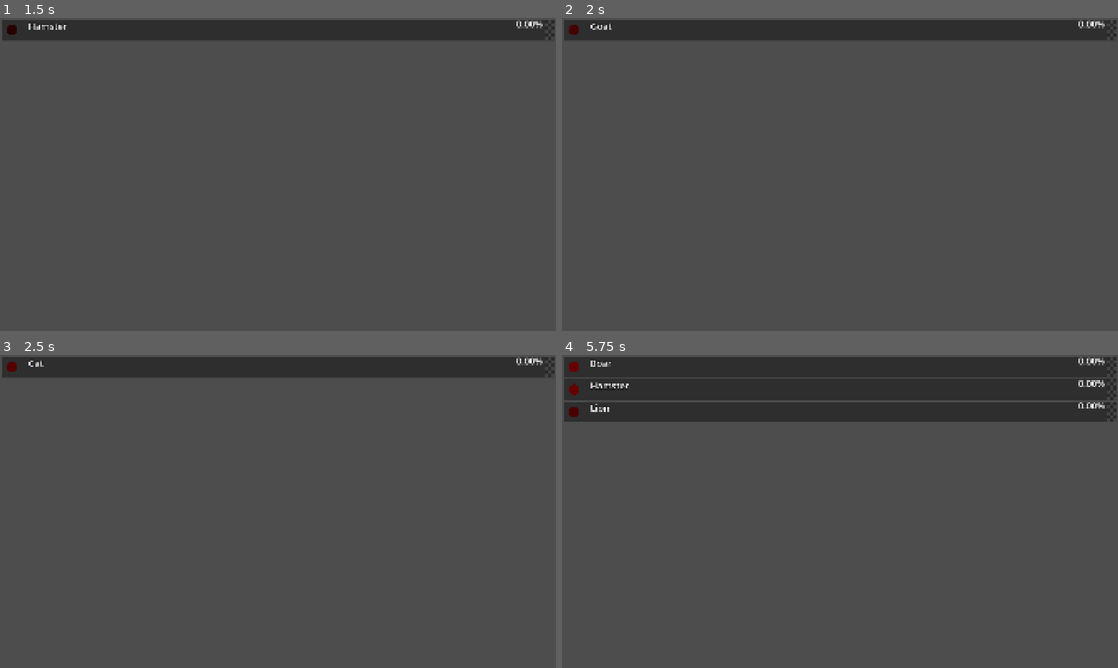
Above: before the commit, frames 1-4 (two rows, left to right).
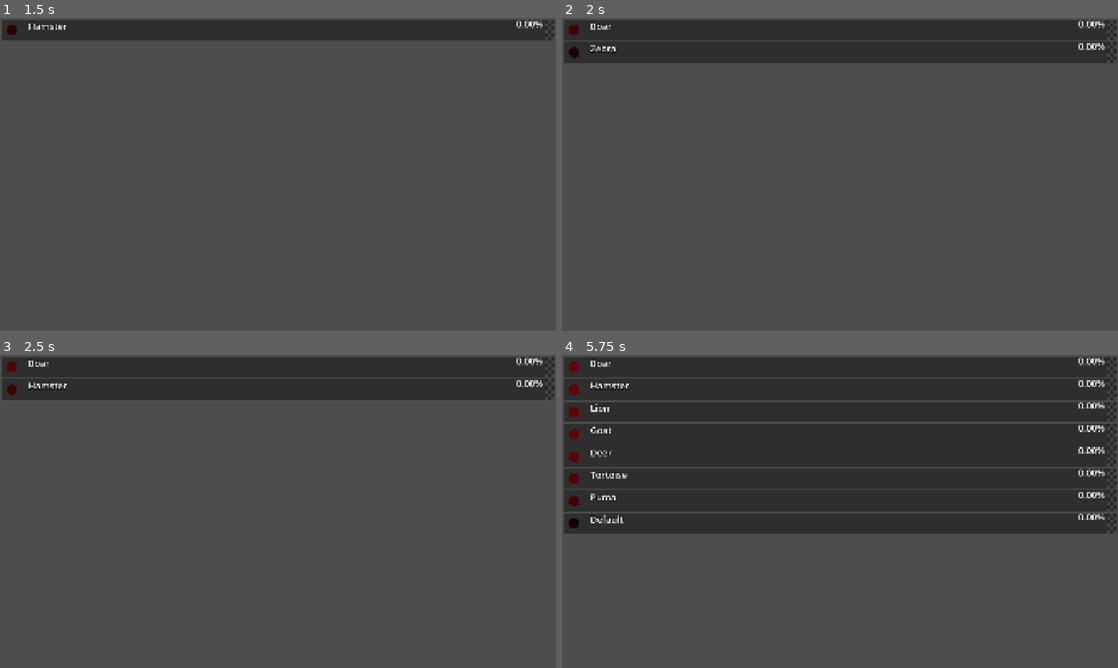
Above: after the commit, the same moments.

Repository: TheGoldenWombat/GoatPicker
Game: Godot game, scene res://hud/menu_controller.tscn
Same seed, same stepped clock (60 frames per second), same inputs: the game is played once before the commit and once after it. Sound files missing from this copy of the repository are replaced by a short silence.
Inputs:
- Up to frame 1 (1.5 s): click "Setup Race" at 0.5 s; click "Start Race" at 1.25 s
- Up to frame 2 (2 s): no input
- Up to frame 3 (2.5 s): no input
- Up to frame 4 (5.75 s): no input

Frame 1 is identical in both runs. In frame 2, 6.8% of the frame differs, in the area x 0-100%, y 1-15%; in frame 3, 6.8%; in frame 4, 33%, in the area x 0-100%, y 16-58%.

Commit message:
Added projectile homing and fixed race restart behavior

Diff:
--- a/combo_controller.tscn
+++ b/combo_controller.tscn
@@ -120,6 +120,7 @@
 
 [node name="ComboBreakerAlert" type="Sprite2D" parent="."]
 visible = false
+z_index = 60
 texture = ExtResource("3_5rcld")
 
 [node name="ComboBreakerSFX" type="AudioStreamPlayer" parent="ComboBreakerAlert"]
--- a/hud/race_scene.gd
+++ b/hud/race_scene.gd
@@ -41,6 +41,8 @@
 var choices_array: Array
 var racing: bool = false
 var medal_delay: bool = true
+
+var debug: bool = true
 
 # TOGGLES
 var combos_enabled: bool = false
@@ -141,6 +143,7 @@
 		sfx_reel_spin.play(randf_range(0.0,6.0))
 		#await get_tree().create_timer(0.1).timeout # For debugging
 		var timer_length: float = 1.5 / original_time_scale
+		if debug == true: timer_length = 0.3
 		await get_tree().create_timer(timer_length).timeout
 		sfx_reel_spin.stop()
 		sfx_reel_stop.play()
@@ -288,6 +291,7 @@
 func on_race_end(choice: String) -> void:
 	racing = false
 	emit_signal("race_end", choice)
+	get_tree().call_group("projectiles", "remove_projectile")
 	print("race_end signal relayed")
 	sfx_race_end()
 	pause_button.hide()
--- a/projectile.gd
+++ b/projectile.gd
@@ -1,42 +1,69 @@
 class_name Projectile
-extends Node2D
+extends Area2D
 
-var target: Racer
+@export var projectile_tip: TextureRect
+@export var projectile_body: ColorRect
+
+var target_racer: Racer
+var target: Area2D
+
+var max_speed: float = 350.00
+var drag_factor: float = 0.08
+var current_velocity: Vector2 = Vector2.ZERO
+
 var projectile_type: int
-
 const NUM_TYPES: int = 1
 
+
 func init_projectile(racer: Racer) -> void:
-	target = racer
+	target_racer = racer
+	target = target_racer.projectile_collision
 	projectile_type = randi_range(1, NUM_TYPES)
+	target_racer.show_reticle()
 	set_projectile_color()
 
 func set_projectile_color() -> void:
 	match projectile_type:
 		1:
-			self_modulate = Color.RED
+			projectile_tip.self_modulate = Color.RED
+			projectile_body.color = Color.RED
 
-func move_toward_target(delta: float) -> void:
-	#var target_position: Vector2 = target.projectile_collision.global_position
-	position.x += delta * 500 #TODO Replace with homing script
-
+func remove_projectile() -> void:
+	queue_free()
 
 func signal_on_hit() -> void:
 	emit_signal("on_hit", projectile_type)
 
 # Called when the node enters the scene tree for the first time.
 func _ready() -> void:
-	pass
+	current_velocity = max_speed * Vector2.RIGHT.rotated(rotation)
+
+# Called every frame. 'delta' is the elapsed time since the previous frame.
+func _physics_process(delta: float) -> void:
+	#look_at(target.global_position)
+	#position = position.move_toward(target.global_position, max_speed * delta)
+	var direction: Vector2 = global_position.direction_to(target.global_position)
+
+	var desired_velocity: Vector2 = direction * max_speed
+	#var previous_velocity: Vector2 = current_velocity
+	var change: Vector2 = (desired_velocity - current_velocity) * drag_factor
+
+	current_velocity += change
+
+	position += current_velocity * delta
+	look_at(global_position + current_velocity)
+
+func _process(_delta: float) -> void:
+	if !target_racer.target_reticle.visible:
+		target_racer.target_reticle.show()
 
 
-# Called every frame. 'delta' is the elapsed time since the previous frame.
-func _process(delta: float) -> void:
-	move_toward_target(delta)
 
-
-func _on_area_2d_area_entered(area: Area2D) -> void:
-	print ("target " + str(target.projectile_collision))
-	print ("entered " + str(area))
-	if area == target.projectile_collision:
-		target.apply_projectile_effect(projectile_type)
-		queue_free()
+func _on_area_entered(area: Area2D) -> void:
+	print ("target choice: " + str(target_racer.choice))
+	print ("target: " + str(target))
+	print ("entered: " + str(area))
+	if area == target:
+		target_racer.apply_projectile_effect(projectile_type)
+		target_racer.target_reticle.hide()
+		remove_projectile()
--- a/projectile.tscn
+++ b/projectile.tscn
@@ -6,8 +6,23 @@
 [sub_resource type="CircleShape2D" id="CircleShape2D_qxf0c"]
 radius = 4.0
 
-[node name="Projectile" type="Node2D"]
+[node name="Projectile" type="Area2D" node_paths=PackedStringArray("projectile_tip", "projectile_body") groups=["projectiles"]]
+z_index = 50
 script = ExtResource("1_qxf0c")
+projectile_tip = NodePath("TextureRect")
+projectile_body = NodePath("ColorRect")
+
+[node name="ColorRect" type="ColorRect" parent="."]
+anchors_preset = 6
+anchor_left = 1.0
+anchor_top = 0.5
+anchor_right = 1.0
+anchor_bottom = 0.5
+offset_left = -32.0
+offset_top = -7.0
+offset_bottom = 7.0
+grow_horizontal = 0
+grow_vertical = 2
 
 [node name="TextureRect" type="TextureRect" parent="."]
 self_modulate = Color(1, 0.466667, 0, 1)
@@ -25,10 +40,10 @@
 texture = ExtResource("1_a85iw")
 expand_mode = 1
 
-[node name="Area2D" type="Area2D" parent="TextureRect"]
-position = Vector2(8, 8)
-
-[node name="CollisionShape2D" type="CollisionShape2D" parent="TextureRect/Area2D"]
+[node name="CollisionShape2D" type="CollisionShape2D" parent="."]
 shape = SubResource("CircleShape2D_qxf0c")
 
-[connection signal="area_entered" from="TextureRect/Area2D" to="." method="_on_area_2d_area_entered"]
+[node name="RayCast2D" type="RayCast2D" parent="."]
+target_position = Vector2(20, 0)
+
+[connection signal="area_entered" from="." to="." method="_on_area_entered"]
--- a/racer.gd
+++ b/racer.gd
@@ -79,6 +79,7 @@
 @export var combo_controller: ComboController
 @export var finishline: TextureRect
 @export var projectile_collision: Area2D
+@export var target_reticle: TextureRect
 
 
 @export_group("Labels")
@@ -167,13 +168,34 @@
 		else:
 			combo_controller.reset_combo()
 
+func show_reticle() -> void:
+	target_reticle.scale = Vector2.ONE * 4.0
+	var tween: Tween = get_tree().create_tween()
+	tween.tween_property(target_reticle, "scale", Vector2.ONE, 0.5)
+	target_reticle.show()
+
 func spawn_projectiles(number_of_projectiles: int) -> void:
 	for i: int in number_of_projectiles:
+		print("attack from:" + str(choice))
 		await get_tree().create_timer(0.25).timeout
 		var projectile: Projectile = projectile_scene.instantiate()
-		projectile.init_projectile(self) #TODO Update to choose random racer excluding self
+		projectile.init_projectile(get_target_array().pick_random()) #TODO Update to choose random racer excluding self
 		projectile.position = roll_indicator.position
 		add_child(projectile)
+
+func get_racer_array() -> Array[Node]:
+	var racers: Array[Node] = get_tree().get_nodes_in_group("racers")
+	return racers
+
+func get_target_array() -> Array[Racer]:
+	var racers: Array[Node] = get_racer_array()
+	var targets: Array[Racer] = []
+	for racer: Racer in racers:
+		if racer.choice == self.choice: continue
+		if racer.current_progress < 10.0: continue
+		for i: int in int(racer.current_progress):
+			targets.append(racer)
+	return targets
 
 
 func lowest_roll(rolls: int) -> int:
@@ -332,6 +354,14 @@
 	update_line()
 
 func end_race() -> void:
+	current_roll = 0
+	roll_str = get_roll_str()
+	roll_indicator.set_roll_strength(roll_str)
+	roll_indicator.set_current_roll(current_roll)
+	roll_indicator.get_new_indicator_color()
+	current_roll_label.text = str(current_roll)
+	combo_controller.current_combo = 0
+	combo_controller.reset_combo()
 	racing = false
 	roll_timer.stop()
 	update_line()
--- a/racer.tscn
+++ b/racer.tscn
@@ -1,7 +1,8 @@
-[gd_scene load_steps=12 format=3 uid="uid://biktyt1vk18a8"]
+[gd_scene load_steps=13 format=3 uid="uid://biktyt1vk18a8"]
 
 [ext_resource type="Script" uid="uid://4afprd3rqbka" path="res://racer.gd" id="1_aicwh"]
 [ext_resource type="Texture2D" uid="uid://c0qt68x0egtvo" path="res://circle_mask.png" id="2_8bidl"]
+[ext_resource type="Texture2D" uid="uid://8jgqrcjhtokm" path="res://target_reticle.png" id="2_142pc"]
 [ext_resource type="PackedScene" uid="uid://d3csk7xnoxe23" path="res://roll_timer_meter.tscn" id="3_qg3ev"]
 [ext_resource type="PackedScene" uid="uid://odndt2746eye" path="res://roll_indicator.tscn" id="4_adw45"]
 [ext_resource type="PackedScene" uid="uid://bsxw18dibebsa" path="res://combo_controller.tscn" id="5_xk4qi"]
@@ -27,7 +28,7 @@
 [sub_resource type="CircleShape2D" id="CircleShape2D_fodlf"]
 radius = 13.0
 
-[node name="Racer" type="PanelContainer" node_paths=PackedSt …(161 unchanged characters)…  "finishline", "projectile_collision", "choice_label", "current_progress_label", …(66 unchanged characters)…
+[node name="Racer" type="PanelContainer" node_paths=PackedSt …(161 unchanged characters)…  "finishline", "projectile_collision", "target_reticle", "choice_label", "current_progress_label", …(66 unchanged characters)…
 custom_minimum_size = Vector2(0, 72)
 offset_right = 1920.0
 offset_bottom = 72.0
@@ -45,6 +46,7 @@
 combo_controller = NodePath("ColorRect/RollIndicator/ComboController")
 finishline = NodePath("ColorRect/FinishSprite")
 projectile_collision = NodePath("ColorRect/Line/BulletTarget/Area2D")
+target_reticle = NodePath("ColorRect/Line/BulletTarget/TargetReticle")
 choice_label = NodePath("ColorRect/ChoiceLabel")
 current_progress_label = NodePath("ColorRect/CurrentProgressLabel")
 roll_timer_wait_label = NodePath("ColorRect/RollTimerWaitLabel")
@@ -116,6 +118,24 @@
 
 [node name="CollisionShape2D" type="CollisionShape2D" parent="ColorRect/Line/BulletTarget/Area2D"]
 shape = SubResource("CircleShape2D_fodlf")
+
+[node name="TargetReticle" type="TextureRect" parent="ColorRect/Line/BulletTarget"]
+visible = false
+z_index = 40
+layout_mode = 1
+anchors_preset = 8
+anchor_left = 0.5
+anchor_top = 0.5
+anchor_right = 0.5
+anchor_bottom = 0.5
+offset_left = -20.0
+offset_top = -20.0
+offset_right = 20.0
+offset_bottom = 20.0
+grow_horizontal = 2
+grow_vertical = 2
+pivot_offset = Vector2(20, 20)
+texture = ExtResource("2_142pc")
 
 [node name="ChoiceLabel" type="Label" parent="ColorRect"]
 layout_mode = 1
Not shown, changed: export_presets.cfg
Binary file added: target_reticle.png
Not shown, added: target_reticle.png.import
